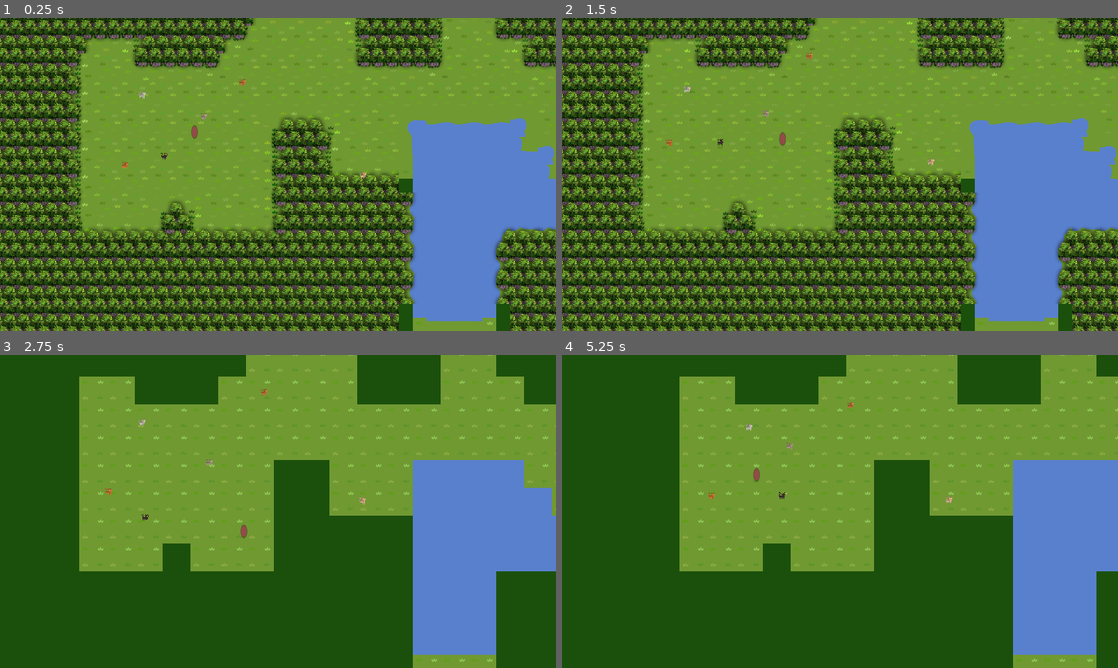
Above: before the commit, frames 1-4 (two rows, left to right).
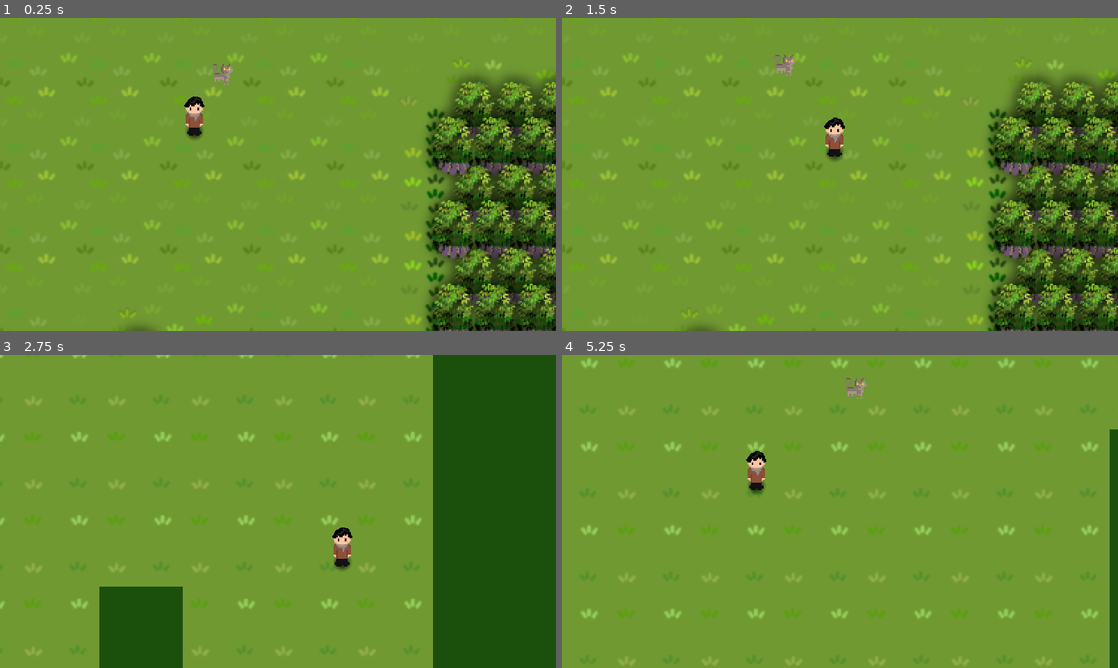
Above: after the commit, the same moments.

Repository: qfeys/ld56-tiny-creatures
Game: Godot game, scene res://main.tscn
The game is run twice, just before and just after one commit, with the same random seed, the same clock (stepped at 60 frames per second) and the same inputs.
Inputs:
- Up to frame 1 (0.25 s): no input
- Up to frame 2 (1.5 s): tap Enter at 0.5 s; hold D (action_right) 0.53-1.28 s; hold Ctrl (action_crawl) 0.53-1.28 s; hold S (action_down) from 1.28 s (still down); tap Ctrl (action_crawl) at 1.35 s
- Up to frame 3 (2.75 s): release S (action_down) at 2.03 s; hold D (action_right) from 2.03 s (still down); hold Ctrl (action_crawl) from 2.03 s (still down)
- Up to frame 4 (5.25 s): release D (action_right) at 2.78 s; release Ctrl (action_crawl) at 2.78 s; hold W (action_up) 2.78-3.53 s; tap Ctrl (action_crawl) at 2.85, 4.35 s; hold Ctrl (action_crawl) 3.53-4.28 s; hold A (action_left) 3.53-5.03 s; hold S (action_down) from 5.03 s (still down); hold Ctrl (action_crawl) from 5.03 s (still down)

The runs differ from the first frame. In frame 1, 64% of the frame differs, in the area x 0-100%, y 0-100%; in frame 2, 63%; in frame 3, 62%; in frame 4, 67%.

Commit message:
good guy (player sprites and shit)

Diff:
--- a/main.tscn
+++ b/main.tscn
@@ -12,6 +12,7 @@
 
 [node name="Camera2D" type="Camera2D" parent="." node_paths=PackedStringArray("player")]
 position = Vector2(357, 119)
+zoom = Vector2(3, 3)
 drag_horizontal_enabled = true
 drag_vertical_enabled = true
 drag_left_margin = 0.3
@@ -45,15 +46,3 @@
 
 [node name="cat7" parent="." instance=ExtResource("4_or6my")]
 position = Vector2(611, 553)
-
-[node name="cat8" parent="." instance=ExtResource("4_or6my")]
-position = Vector2(-180, 82)
-
-[node name="cat9" parent="." instance=ExtResource("4_or6my")]
-position = Vector2(-62, 90)
-
-[node name="cat10" parent="." instance=ExtResource("4_or6my")]
-position = Vector2(130, -124)
-
-[node name="cat11" parent="." instance=ExtResource("4_or6my")]
-position = Vector2(-112, -57)
--- a/player/player.tscn
+++ b/player/player.tscn
@@ -1,29 +1,36 @@
-[gd_scene load_steps=5 format=3 uid="uid://c80kevs187m6c"]
+[gd_scene load_steps=6 format=3 uid="uid://c80kevs187m6c"]
 
 [ext_resource type="Script" path="res://player/player.gd" id="1_1p7t5"]
-
-[sub_resource type="Gradient" id="Gradient_yg1mt"]
-offsets = PackedFloat32Array(0.538961, 0.753247)
-colors = PackedColorArray(0.580392, 0.298039, 0.286275, 1, 0, 0, 0, 0)
-
-[sub_resource type="GradientTexture2D" id="GradientTexture2D_vrc4g"]
-gradient = SubResource("Gradient_yg1mt")
-width = 32
-fill = 1
-fill_from = Vector2(0.5, 0.5)
-fill_to = Vector2(1, 1)
+[ext_resource type="Texture2D" uid="uid://cbxql0frdqv5n" path="res://player/player_spritesheet.png" id="2_pgi5h"]
 
 [sub_resource type="CircleShape2D" id="CircleShape2D_nh2pr"]
 radius = 16.0
+
+[sub_resource type="Gradient" id="Gradient_go5wj"]
+colors = PackedColorArray(0, 0, 0, 1, 0, 0, 0, 0)
+
+[sub_resource type="GradientTexture2D" id="GradientTexture2D_caf8b"]
+gradient = SubResource("Gradient_go5wj")
+width = 32
+height = 32
+fill = 1
+fill_from = Vector2(0.5, 0.5)
+fill_to = Vector2(0.5, 0)
 
 [node name="Player" type="CharacterBody2D"]
 position = Vector2(100, 100)
 motion_mode = 1
 script = ExtResource("1_1p7t5")
 
-[node name="Sprite2D" type="Sprite2D" parent="."]
-position = Vector2(0, -11.525)
-texture = SubResource("GradientTexture2D_vrc4g")
-
 [node name="CollisionShape2D" type="CollisionShape2D" parent="."]
 shape = SubResource("CircleShape2D_nh2pr")
+
+[node name="ground_shadow" type="Sprite2D" parent="."]
+position = Vector2(0, 5.96)
+texture = SubResource("GradientTexture2D_caf8b")
+
+[node name="Sprite2D" type="Sprite2D" parent="."]
+texture = ExtResource("2_pgi5h")
+offset = Vector2(0, -20)
+region_enabled = true
+region_rect = Rect2(0, 0, 32, 64)
Not shown, removed: .gdignore
Binary file added: player/player_spritesheet.png
Not shown, added: player/player_spritesheet.png.import
Not shown, changed: cat/cat_spritesheet.psd
Not shown, added: player/player_spritesheet.psd
